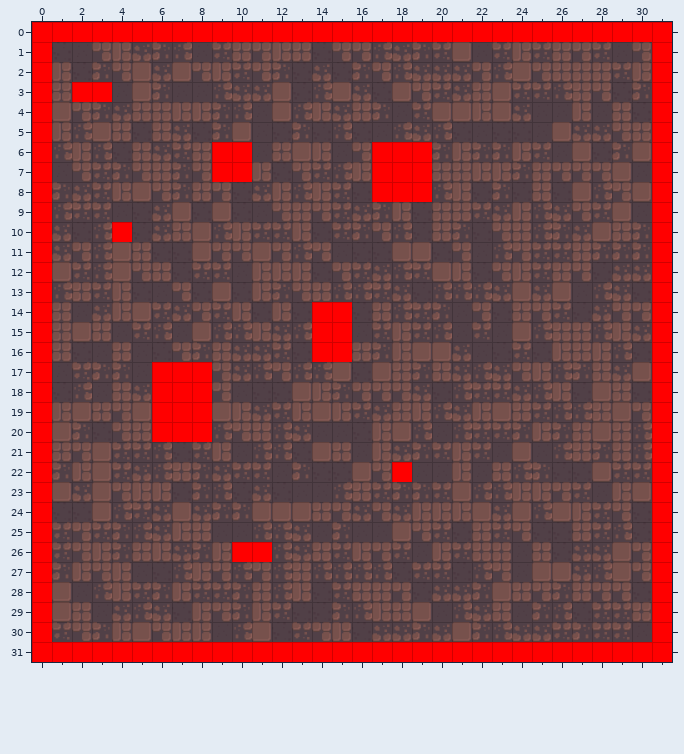
An edit to a level. Tiled map, Resource/Maps/TestMap.tmx. Above: the version before the commit.
Cells are 64x64 px. Shown: x 0..31, y 0..31.
Once edited:
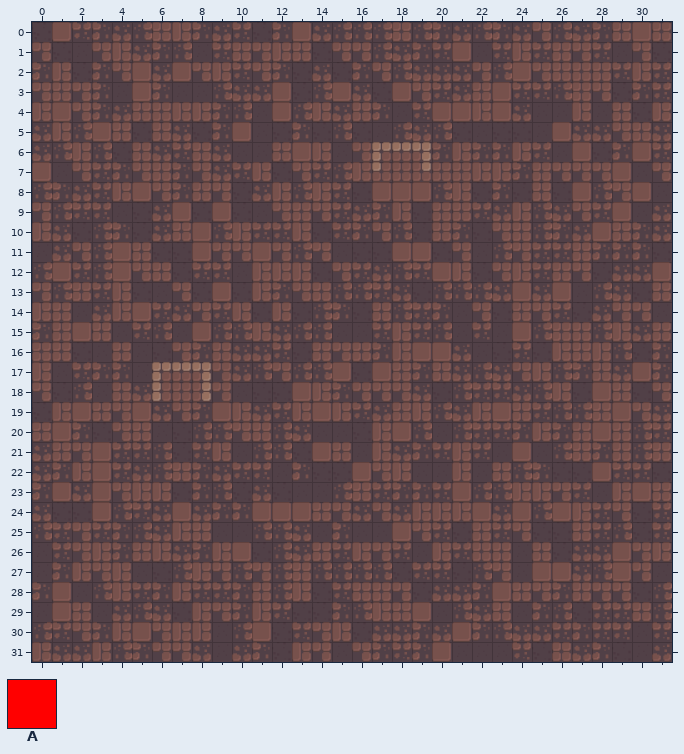
Key: from "TileSet": A 36.
_ is an empty cell.
Edits made:
Layer "Collision" (now hidden):
y 0: x 0..31 AAAAAAAAAAAAAAAAAAAAAAAAAAAAAAAA -> ________________________________
y 1..2: x 0 A -> _; x 31 A -> _
y 3: x 0 A -> _; x 2..3 AA -> __; x 31 A -> _
y 4..5: x 0 A -> _; x 31 A -> _
y 6..7: x 0 A -> _; x 9..10 AA -> __; x 17..19 AAA -> ___; x 31 A -> _
y 8: x 0 A -> _; x 17..19 AAA -> ___; x 31 A -> _
y 9: x 0 A -> _; x 31 A -> _
y 10: x 0 A -> _; x 4 A -> _; x 31 A -> _
y 11..13: x 0 A -> _; x 31 A -> _
y 14..16: x 0 A -> _; x 14..15 AA -> __; x 31 A -> _
y 17..20: x 0 A -> _; x 6..8 AAA -> ___; x 31 A -> _
y 21: x 0 A -> _; x 31 A -> _
y 22: x 0 A -> _; x 18 A -> _; x 31 A -> _
y 23..25: x 0 A -> _; x 31 A -> _
y 26: x 0 A -> _; x 10..11 AA -> __; x 31 A -> _
y 27..30: x 0 A -> _; x 31 A -> _
y 31: x 0..31 AAAAAAAAAAAAAAAAAAAAAAAAAAAAAAAA -> ________________________________
Changed places in both pictures, as pixel boxes (x1, y1, x2, y2):
removed: (32, 22, 672, 662)
